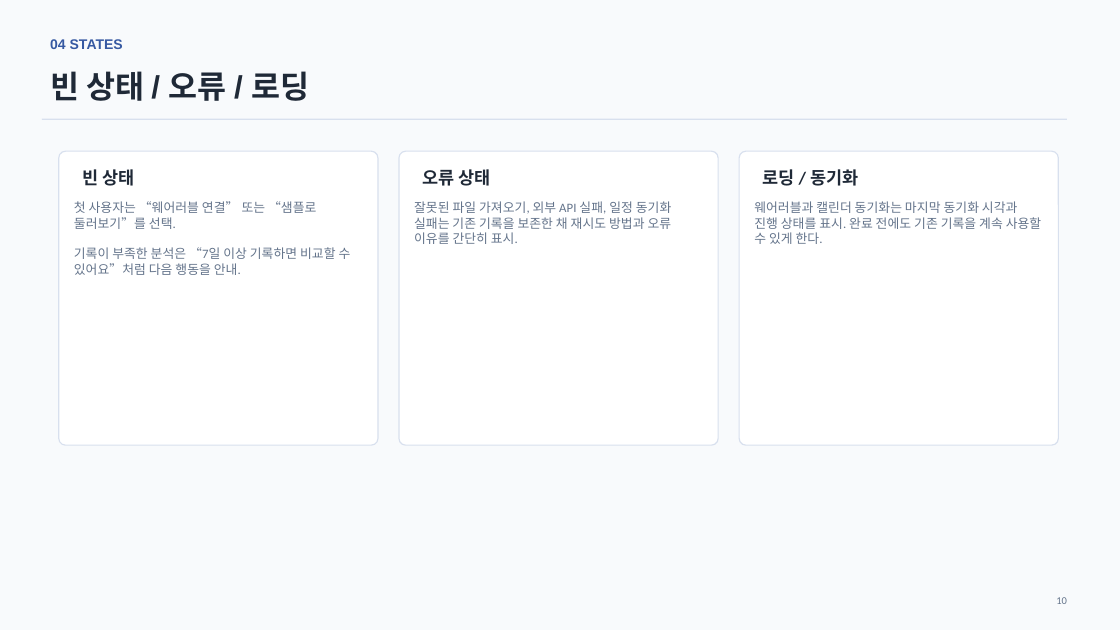
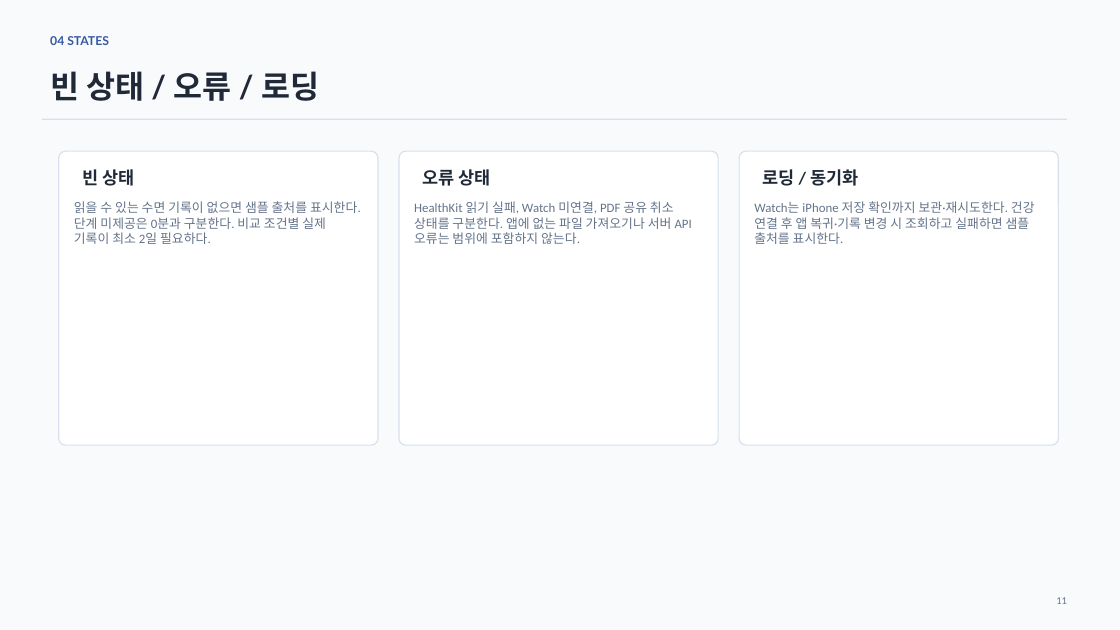
Before and after one commit to JinWoong-Jung/snorlax, a slide deck: slide 11 of 02_Jammanbo_UIUX.pptx (slide 10 before the commit). Drawn at 1120x630 pixels with LibreOffice and Linux fonts; fonts in the diff are those of the drawing. Boxes give left, top, right and bottom in pixels: in the first picture for what was removed or moved away, otherwise in the second. Text is boxed around its words. In the diff, an @@ line names an element or a change of style, - is before the commit and + after.

```diff
--- a/02_Jammanbo_UIUX.pptx
+++ b/02_Jammanbo_UIUX.pptx
@@ text "04 STATES" at (50, 36, 109, 45): size 12 to 10.5 pt, font Arial to Lato @@
@@ text "빈 상태 / 오류 / ..." at (50, 71, 319, 101): font Arial to Lato @@
@@ text at (74, 201, 361, 244): text changed @@
-첫 사용자는 “웨어러블 연결” 또는 “샘플로 둘러보기”를 선택.
-기록이 부족한 분석은 “7일 이상 기록하면 비교할 수 있어요”처럼 다음 행동을 안내.
+읽을 수 있는 수면 기록이 없으면 샘플 출처를 표시한다. 단계 미제공은 0분과 구분한다. 비교 조건별 실제 기록이 최소 2일 필요하다.
@@ text at (414, 201, 692, 244): text changed @@
-잘못된 파일 가져오기, 외부 API 실패, 일정 동기화 실패는 기존 기록을 보존한 채 재시도 방법과 오류 이유를 간단히 표시.
+HealthKit 읽기 실패, Watch 미연결, PDF 공유 취소 상태를 구분한다. 앱에 없는 파일 가져오기나 서버 API 오류는 범위에 포함하지 않는다.
@@ text at (754, 201, 1035, 244): text changed @@
-웨어러블과 캘린더 동기화는 마지막 동기화 시각과 진행 상태를 표시. 완료 전에도 기존 기록을 계속 사용할 수 있게 한다.
+Watch는 iPhone 저장 확인까지 보관·재시도한다. 건강 연결 후 앱 복귀·기록 변경 시 조회하고 실패하면 샘플 출처를 표시한다.
@@ text at (1056, 597, 1067, 604): text changed @@
-10
+11
```
Also in this commit, not shown: 7 other slides changed, 5 slides added, 4 slides removed, 58 other files.
